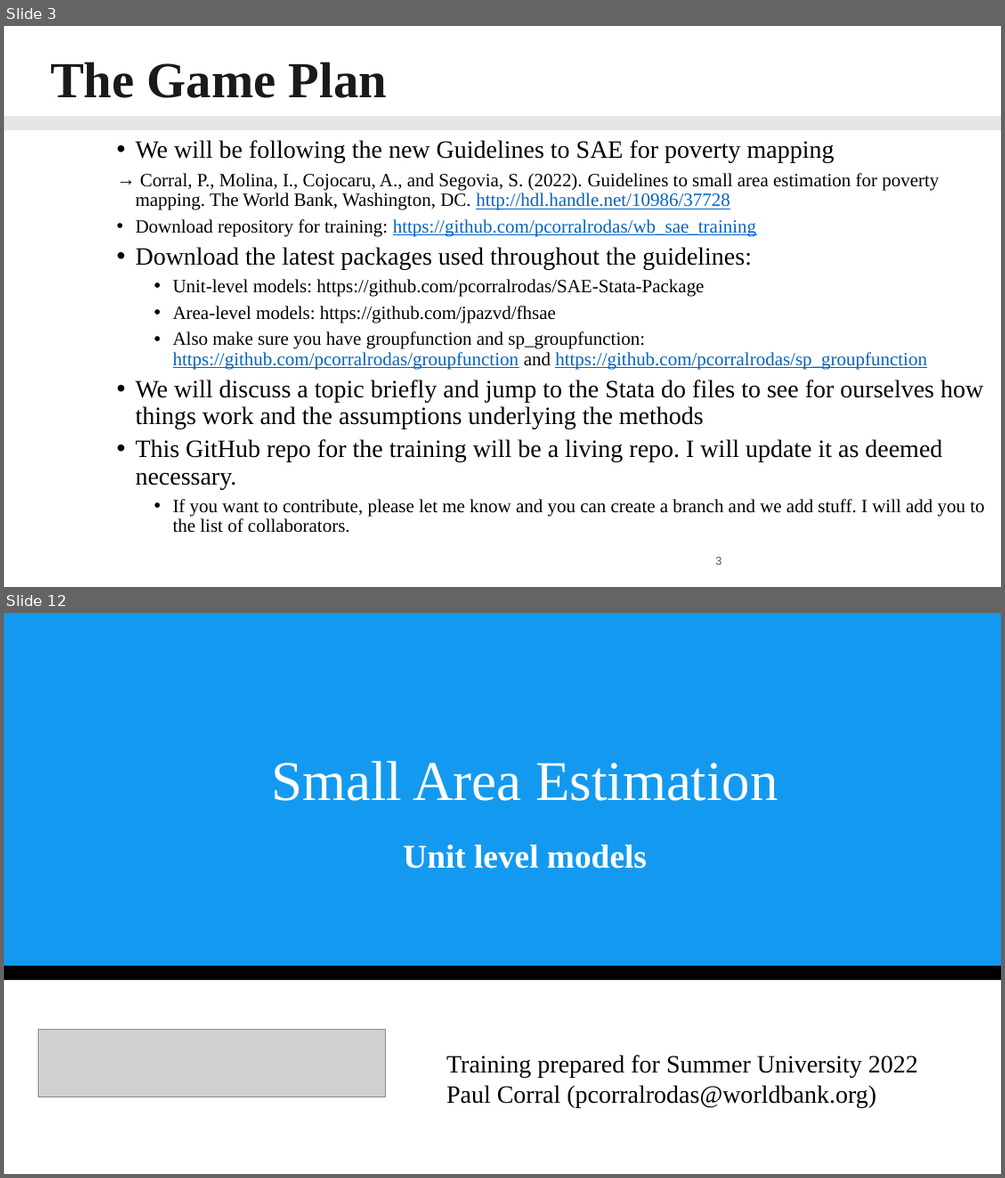
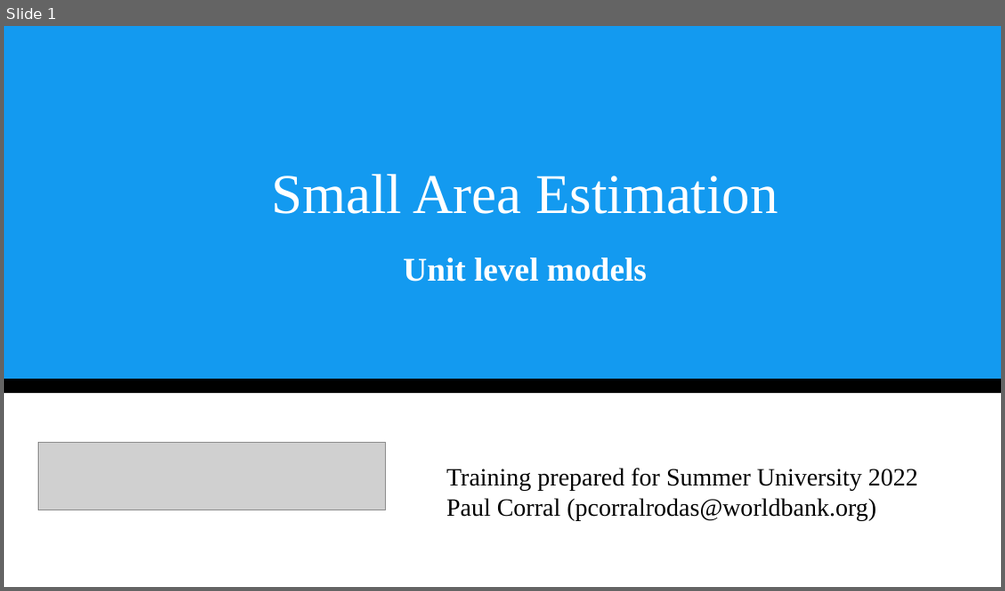
Before and after one commit to pcorralrodas/wb_sae_training, a slide deck: 03.Presentations/Small Area Estimation.pptx. Shown one above the other, each under a label of ours: slides 3 and 12 before the commit, slide 1 after it; the slides between them are not shown. The pictures are 1005x1178 and 1005x591 pixels, drawn with LibreOffice and Linux fonts; fonts in the diff are those of the drawing; grey boxes stand for pictures. Boxes give left, top, right and bottom in pixels: in the first picture for what was removed or moved away, otherwise in the second. Text is boxed around its words. In the diff, an @@ line names an element or a change of style, - is before the commit and + after.

Commit message:
Area level adds
- Add of area-level PPT
- Add FH folder in dofiles

```diff
--- a/03.Presentations/Small Area Estimation.pptx
+++ b/03.Presentations/Small Area Estimation.pptx
@@ slide 3 removed at bbox=[4, 26, 1001, 587], background #FFFFFF @@
@@ title removed at bbox=[50, 62, 387, 98] @@
-The Game Plan
@@ rectangle removed at bbox=[4, 116, 1001, 130] @@
@@ text removed at bbox=[136, 140, 984, 532] @@
-      • We will be following the new Guidelines to SAE for poverty mapping
-      → Corral, P., Molina, I., Cojocaru, A., and Segovia, S. (2022). Guidelines to small area estimation for poverty mapping. The World Bank, Washington, DC. http://hdl.handle.net/10986/37728
-      • Download repository for training: https://github.com/pcorralrodas/wb_sae_training
-      • Download the latest packages used throughout the guidelines:
-        • Unit-level models: https://github.com/pcorralrodas/SAE-Stata-Package
-        • Area-level models: https://github.com/jpazvd/fhsae
-        • Also make sure you have groupfunction and sp_groupfunction: https://github.com/pcorralrodas/groupfunction and https://github.com/pcorralrodas/sp_groupfunction
-      • We will discuss a topic briefly and jump to the Stata do files to see for ourselves how things work and the assumptions underlying the methods
-      • This GitHub repo for the training will be a living repo. I will update it as deemed necessary.
-        • If you want to contribute, please let me know and you can create a branch and we add stuff. I will add you to the list of collaborators.
@@ page number removed at bbox=[715, 556, 721, 564] @@
-3
@@ what was slide 12 is now slide 1 @@
```
Also in this commit, not shown: 1 slide changed, 10 other slides removed, 4 other files.
